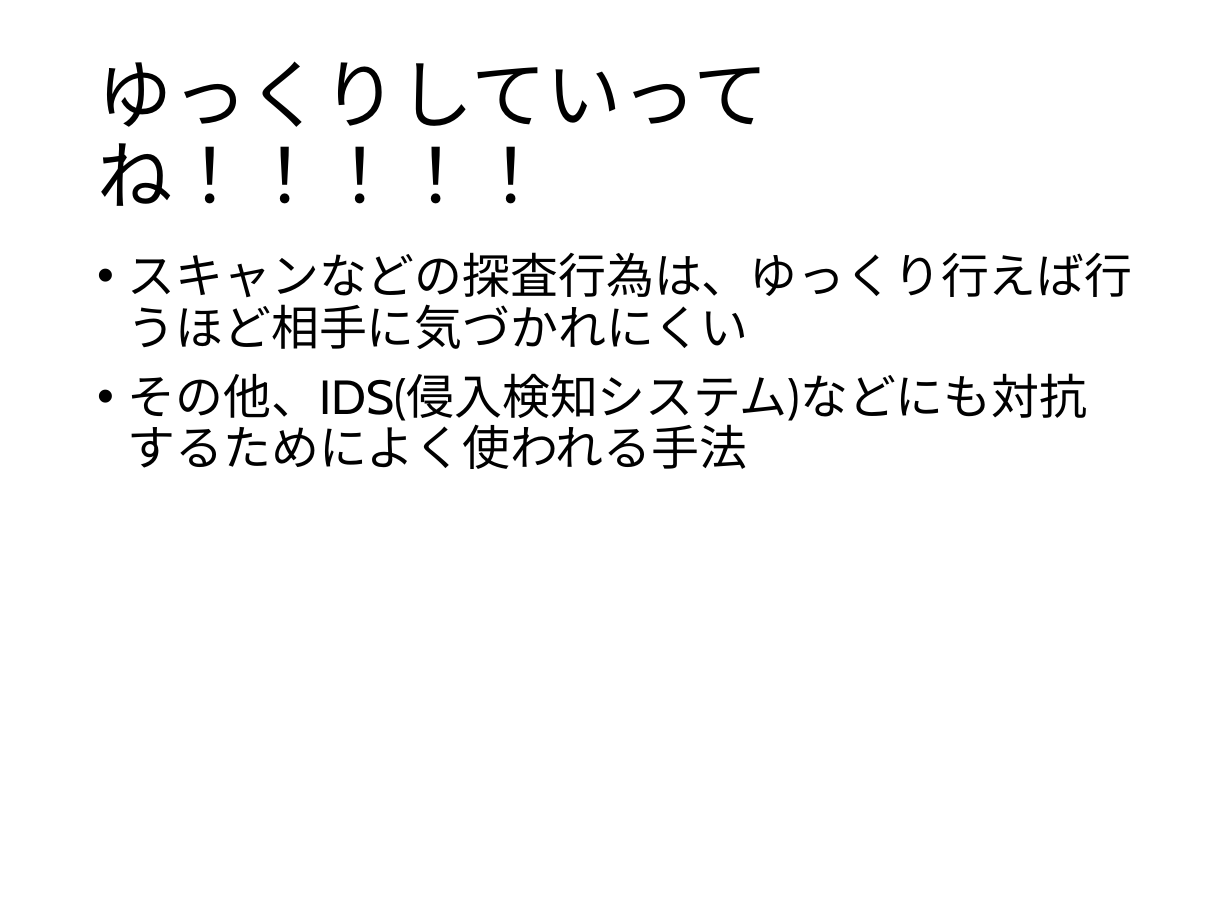
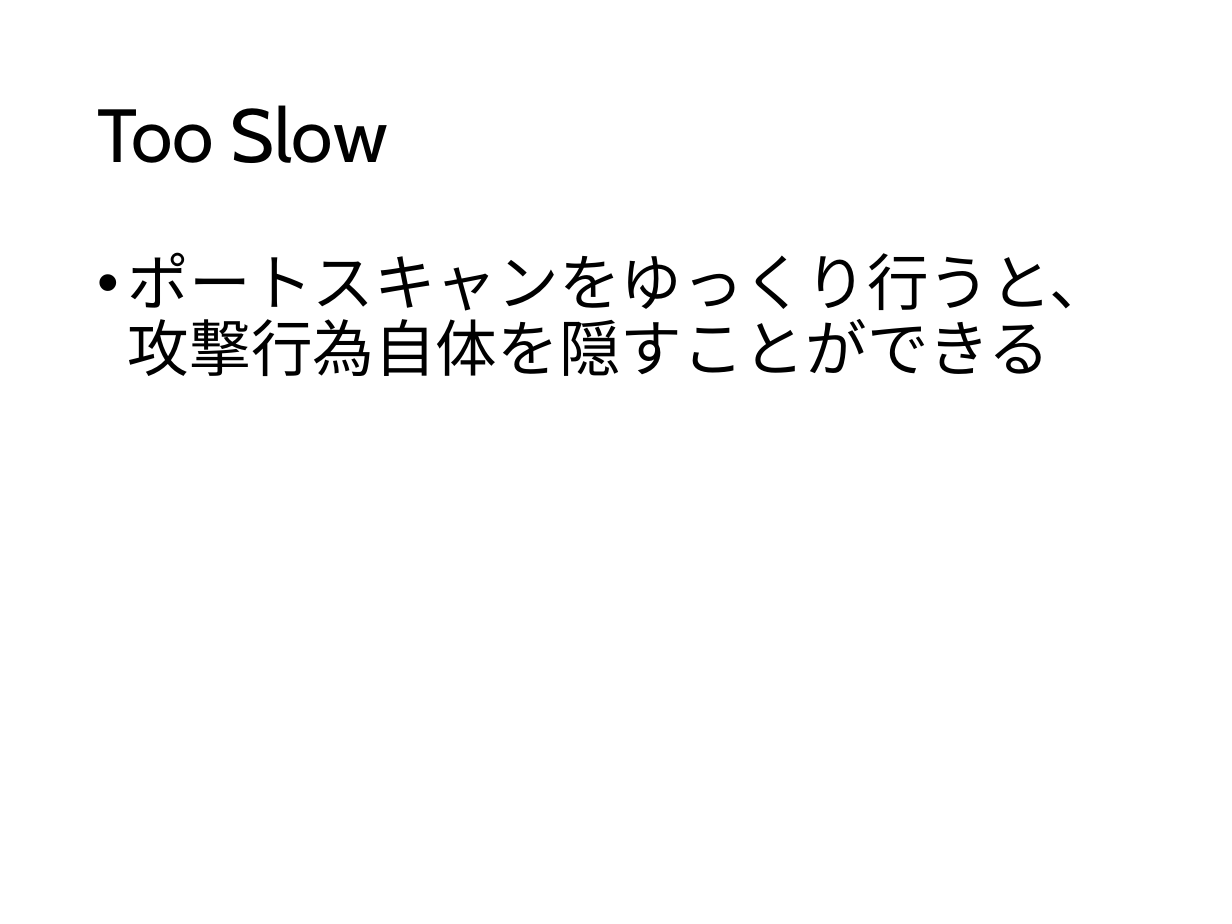
Before and after one commit to ozuma/sumida_sec, a slide deck: slide 12 of 2015-no.2/ppt/00_ozuma.pptx (slide 8 before the commit). Drawn at 1232x924 pixels with LibreOffice and Linux fonts; fonts in the diff are those of the drawing. Boxes give left, top, right and bottom in pixels: in the first picture for what was removed or moved away, otherwise in the second. Text is boxed around its words. In the diff, an @@ line names an element or a change of style, - is before the commit and + after.

Commit message:
SYNスキャンの説明スライド追加

```diff
--- a/2015-no.2/ppt/00_ozuma.pptx
+++ b/2015-no.2/ppt/00_ozuma.pptx
@@ title at [97,105,388,163]: text changed @@
-ゆっくりしていってね！！！！！
+Too Slow
@@ text at [128,252,1111,376]: text changed; size 28 to 36 pt @@
-• スキャンなどの探査行為は、ゆっくり行えば行うほど相手に気づかれにくい
-• その他、IDS(侵入検知システム)などにも対抗するためによく使われる手法
+• ポートスキャンをゆっくり行うと、攻撃行為自体を隠すことができる
```
Also in this commit, not shown: 6 other slides changed, 8 slides added, 4 slides removed, 1 other file.
